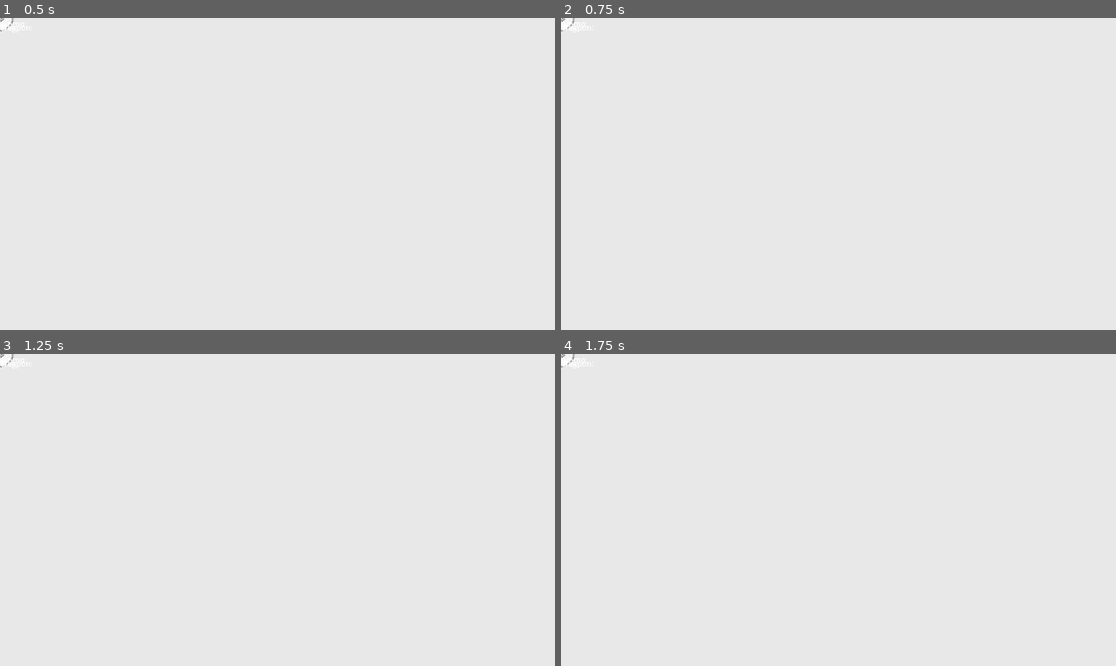
Above: before the commit, frames 1-4 (two rows, left to right).
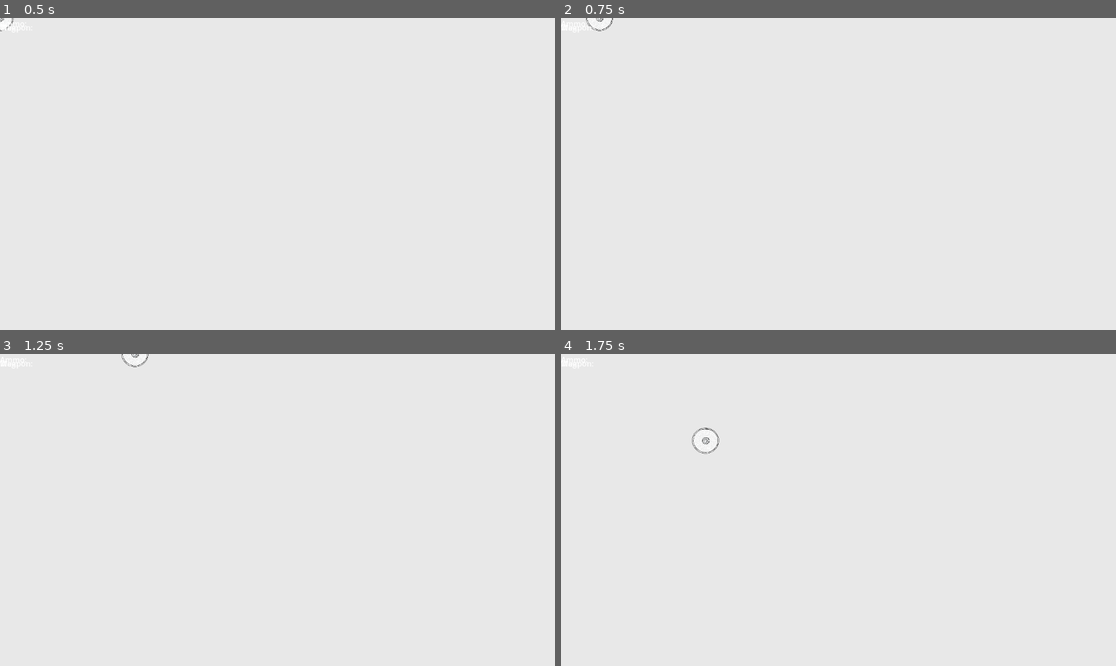
Above: after the commit, the same moments.

Repository: LanVukusic/GameX
Game: Godot game, scene res://Entities/Player.tscn
The game is run twice, just before and just after one commit, with the same random seed, the same clock (stepped at 60 frames per second) and the same inputs. This scene is started directly instead of the project's main scene.
Inputs (mouse positions are in pixels of both pictures, inside the frame that each line leads up to):
- Up to frame 1 (0.5 s): no input
- Up to frame 2 (0.75 s): tap Enter at 0.5 s; move the mouse to (960, 158) at 0.52 s; press the mouse at (960, 158) at 0.53 s; hold Right (ui_right) from 0.53 s (still down)
- Up to frame 3 (1.25 s): keep holding Right (ui_right)
- Up to frame 4 (1.75 s): move the mouse to (727, 525) at 1.27 s; release Right (ui_right) at 1.28 s; release the mouse at (727, 525) at 1.28 s; hold Down (ui_down) from 1.28 s (still down); click (727, 525) at 1.35 s

Frame 1 is identical in both runs. In frame 2, less than 0.1% of the frame differs, in the area x 0-10%, y 0-5%; in frame 3, less than 0.1%; in frame 4, 0.1%, in the area x 0-29%, y 0-33%.

Commit message:
only one player script now

Diff:
--- a/Godot/Entities/Player.gd
+++ b/Godot/Entities/Player.gd
@@ -2,7 +2,7 @@
 extends CharacterBody2D
 
 @export_category("Movement config")
-@export var moveSpeed: float
+@export var moveSpeed: float = 400
 @export var multiplayerId: int = 0
 @export var color: Color
 
@@ -14,11 +14,9 @@
 signal moveVec(vec: Vector2)
 signal lookVec(vec: Vector2)
 signal lamp()
-
+signal connect(color: Color, name: String)
 
 var _input_direction = Vector2(0, 0)
-
-
 
 func set_input_direction(vec: Vector2):
 	_input_direction = vec
@@ -33,11 +31,16 @@
 func toggle_lamp():
 	$PointLight2D.enabled = !$PointLight2D.enabled
 
+func conn(col: Color, _name: String):
+	color = col
+	$ModulatableSprite.modulate = col
+
 # Called when the node enters the scene tree for the first time.
 func _ready() -> void:
 	moveVec.connect(set_input_direction)
 	lookVec.connect(set_look_direction)
 	lamp.connect(toggle_lamp)
+	connect.connect(conn)
 
 # Called every frame. 'delta' is the elapsed time since the previous frame.
 func _physics_process(_delta: float) -> void:
--- a/Godot/Entities/Player.tscn
+++ b/Godot/Entities/Player.tscn
@@ -1,6 +1,6 @@
 [gd_scene load_steps=8 format=3 uid="uid://lrrmhxf8p6g3"]
 
-[ext_resource type="Script" path="res://Player.gd" id="1_keugx"]
+[ext_resource type="Script" path="res://Entities/Player.gd" id="1_y5r5s"]
 [ext_resource type="Texture2D" uid="uid://duyjd8pucj7cm" path="res://Assets/Hat.png" id="2_r763t"]
 [ext_resource type="Script" path="res://Entities/HUD_test.gd" id="4_kcuxb"]
 
@@ -23,8 +23,7 @@
 z_index = 10
 disable_mode = 2
 collision_layer = 2
-script = ExtResource("1_keugx")
-moveSpeed = 800.0
+script = ExtResource("1_y5r5s")
 
 [node name="CollisionShape2D" type="CollisionShape2D" parent="."]
 shape = SubResource("CircleShape2D_aj4h7")
--- a/Godot/Player.gd
+++ /dev/null
@@ -1,53 +0,0 @@
-class_name Player
-extends Damagable
-
-@export_category("Movement config")
-@export var moveSpeed: float = 600.0
-@export var multiplayerId: int = 0
-@export var color: Color
-
-
-signal moveVec(vec: Vector2)
-signal lookVec(vec: Vector2)
-signal lamp()
-signal connect(color: Color, name: String)
-
-var _input_direction = Vector2(0, 0)
-
-func set_input_direction(vec: Vector2):
-	_input_direction = vec
-
-func set_look_direction(vec: Vector2):
-	self.rotation = vec.angle() + PI / 2
-
-func get_input():
-	var input_dir = Input.get_vector("ui_left", "ui_right", "ui_up", "ui_down")
-	set_input_direction(input_dir)
-
-func toggle_lamp():
-	$PointLight2D.enabled = !$PointLight2D.enabled
-
-func conn(col: Color, _name: String):
-	color = col
-	$ModulatableSprite.modulate = col
-
-# Called when the node enters the scene tree for the first time.
-func _ready() -> void:
-	moveVec.connect(set_input_direction)
-	lookVec.connect(set_look_direction)
-	lamp.connect(toggle_lamp)
-	connect.connect(conn)
-
-# Called every frame. 'delta' is the elapsed time since the previous frame.
-func _physics_process(_delta: float) -> void:
-	# get_input()
-	var velocity = _input_direction * moveSpeed
-	self.position += velocity * _delta
-
-func new(id: int):
-	self.multiplayerId = id
-	return self
-
-# func _physics_process(delta):
-# 	get_input()
-# 	move_and_slide()
